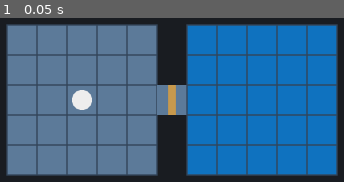
Above: before the commit, frame 1.
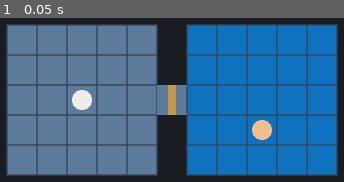
Above: after the commit, the same moment.

Repository: ryanshumway/GDScriptGame
Game: Godot game, scene res://scenes/main.tscn
The game is run twice, just before and just after one commit, with the same random seed, the same clock (stepped at 60 frames per second) and the same inputs.
Inputs:
- Up to frame 1 (0.05 s): no input

The runs differ from the first frame. In frame 1, 0.6% of the frame differs, in the area x 73-80%, y 62-75%.

Commit message:
Step 6a: second crew member, left-click to select, right-click to move
Co-Authored-By: Claude Opus 5.5 <noreply@anthropic.com>

Diff:
--- a/scenes/main.tscn
+++ b/scenes/main.tscn
@@ -21,3 +21,7 @@
 floor_color = Color(0.057787344, 0.44611079, 0.74820185, 1)
 
 [node name="CrewMember" parent="Floorplan" unique_id=1427045653 instance=ExtResource("2_crew")]
+
+[node name="CrewMember2" parent="Floorplan" instance=ExtResource("2_crew")]
+tile_position = Vector2i(8, 3)
+color = Color(0.95, 0.75, 0.55, 1)
--- a/scripts/crew_member.gd
+++ b/scripts/crew_member.gd
@@ -8,9 +8,16 @@
 @export var radius := 16.0
 ## How fast the crew member walks, in pixels per second.
 @export var walk_speed := 150.0
+@export var selected_color := Color(0.3, 0.9, 0.3)
 
 ## The tiles still to walk through, in order. Empty means standing still.
 var path: Array[Vector2i] = []
+
+## True while the player has this crew member selected.
+var is_selected := false:
+	set(value):
+		is_selected = value
+		queue_redraw()
 
 
 func _ready() -> void:
@@ -36,6 +43,8 @@
 
 func _draw() -> void:
 	draw_circle(Vector2.ZERO, radius, color)
+	if is_selected:
+		draw_arc(Vector2.ZERO, radius + 3.0, 0.0, TAU, 32, selected_color, 3.0)
 
 
 ## Returns the pixel position of the center of a tile.
--- a/scripts/floorplan.gd
+++ b/scripts/floorplan.gd
@@ -7,7 +7,8 @@
 ## Finds the shortest route between two tiles, going around solid tiles.
 var pathfinder := AStarGrid2D.new()
 
-@onready var crew_member: CrewMember = $CrewMember
+## The crew member that right-clicks will move. Null when nobody is selected.
+var selected_crew: CrewMember = null
 
 
 func _ready() -> void:
@@ -21,12 +22,35 @@
 
 
 func _unhandled_input(event: InputEvent) -> void:
-	if event is InputEventMouseButton and event.button_index == MOUSE_BUTTON_RIGHT and event.pressed:
-		var tile := pixels_to_tile(get_local_mouse_position())
+	if not (event is InputEventMouseButton and event.pressed):
+		return
+
+	var mouse := get_local_mouse_position()
+	if event.button_index == MOUSE_BUTTON_LEFT:
+		select_crew(crew_at_point(mouse))
+	elif event.button_index == MOUSE_BUTTON_RIGHT and selected_crew != null:
+		var tile := pixels_to_tile(mouse)
 		if is_walkable(tile):
-			var path := pathfinder.get_id_path(crew_member.tile_position, tile)
+			var path := pathfinder.get_id_path(selected_crew.tile_position, tile)
 			# The first tile in the path is where the crew member already is.
-			crew_member.walk_path(path.slice(1))
+			selected_crew.walk_path(path.slice(1))
+
+
+## Selects a crew member, or nobody if given null. Deselects the previous one.
+func select_crew(crew: CrewMember) -> void:
+	if selected_crew != null:
+		selected_crew.is_selected = false
+	selected_crew = crew
+	if selected_crew != null:
+		selected_crew.is_selected = true
+
+
+## Returns the crew member whose circle contains a point, or null if none does.
+func crew_at_point(point: Vector2) -> CrewMember:
+	for child in get_children():
+		if child is CrewMember and child.position.distance_to(point) <= child.radius:
+			return child
+	return null
 
 
 ## Returns the floorplan tile under a pixel position, measured from the floorplan's top-left.
Not shown, changed: LEARNING.md
